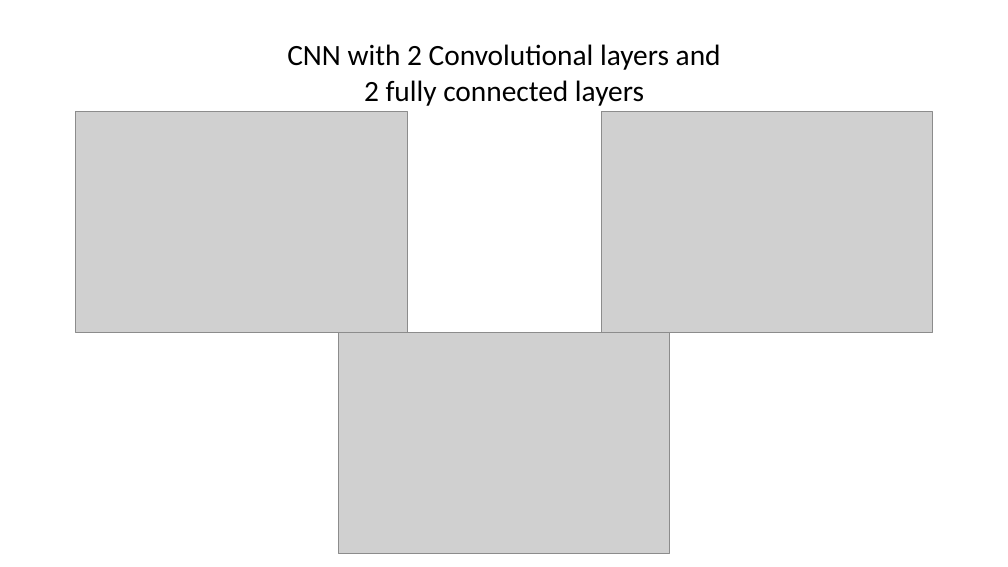
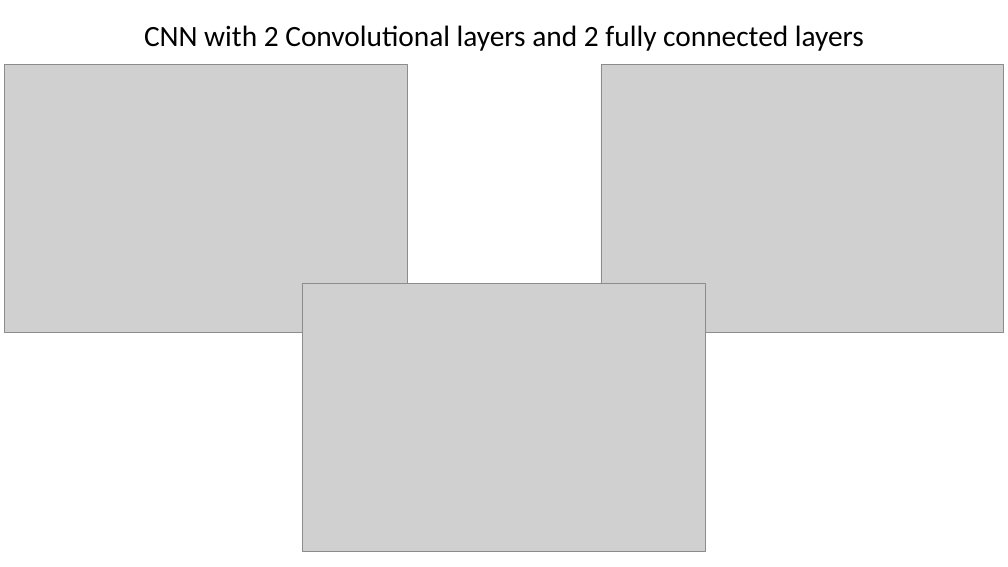
Before and after one commit to SebStrug/ML-for-Chinese-Calligraphy, a slide deck: slide 4 of Compiled graphs.pptx. Drawn at 1008x567 pixels with LibreOffice and Linux fonts; fonts in the diff are those of the drawing; grey boxes stand for pictures. Boxes give left, top, right and bottom in pixels: in the first picture for what was removed or moved away, otherwise in the second. Text is boxed around its words. In the diff, an @@ line names an element or a change of style, - is before the commit and + after.

Commit message:
adjusted grpah positions in ppt

```diff
--- a/Compiled graphs.pptx
+++ b/Compiled graphs.pptx
@@ text "CNN with 2 Convolutional layers ..." rewrapped from [287, 44, 721, 106] to [144, 25, 864, 51] @@
@@ picture: place and size @@
-picture at [76, 112, 407, 333]
+picture at [5, 64, 407, 333]
@@ picture: place and size @@
-picture at [601, 112, 932, 333]
+picture at [601, 64, 1003, 333]
@@ picture: place and size @@
-picture at [338, 333, 669, 554]
+picture at [303, 284, 706, 552]
```
